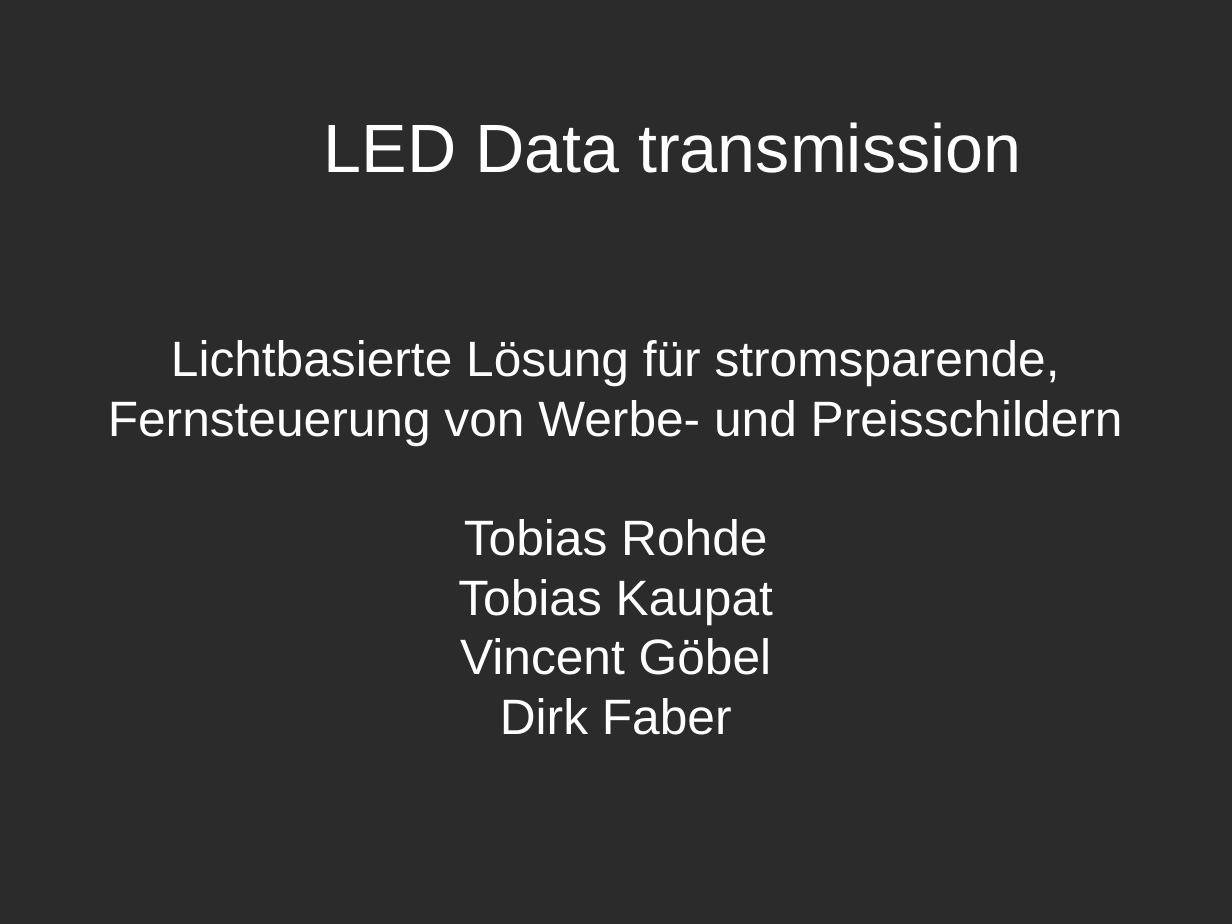
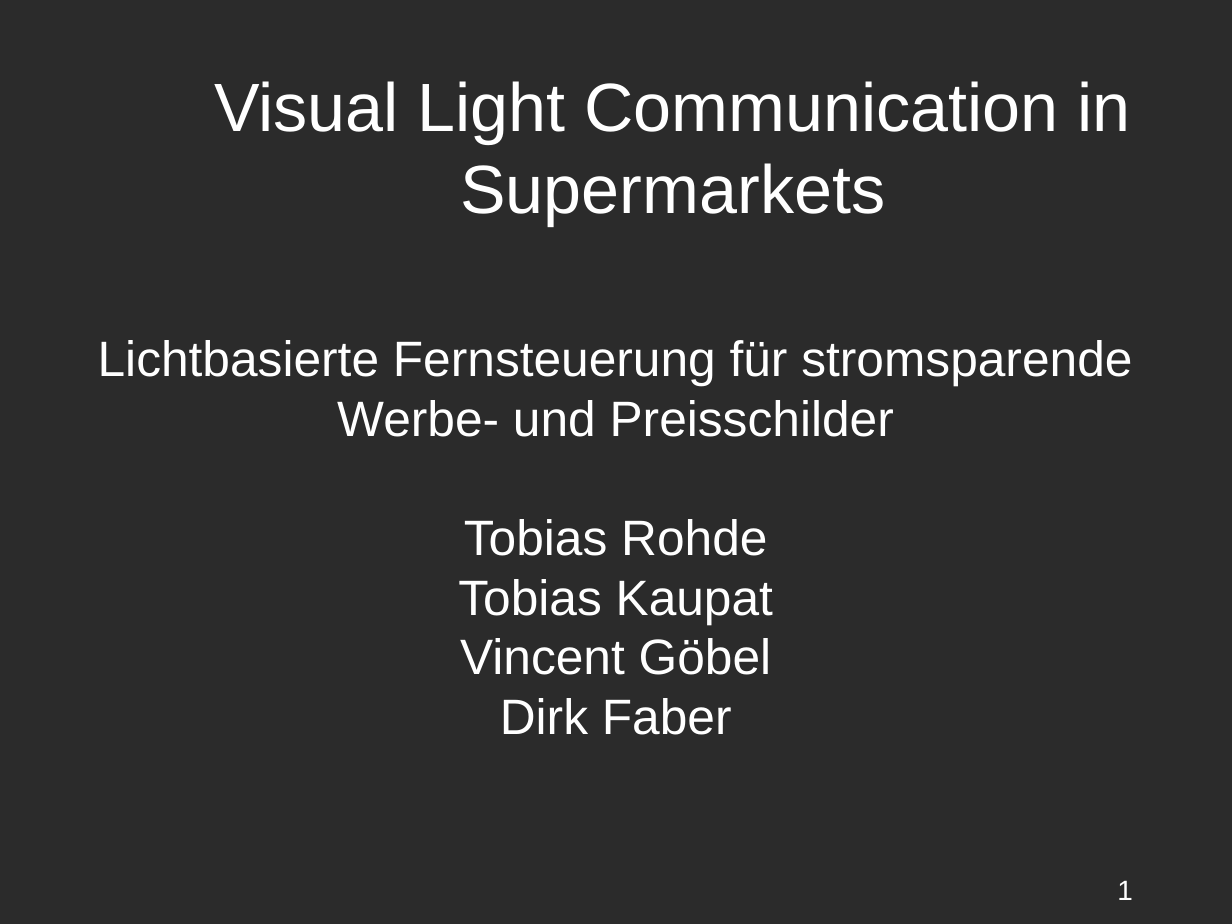
Before and after one commit to Niondir/rika-led, a slide deck: slide 1 of präsentation 1/präsentation.odp. Drawn at 1232x924 pixels with LibreOffice and Linux fonts; fonts in the diff are those of the drawing; background and template pictures are left out; a plain dark background stands for a picture behind light text. Boxes give left, top, right and bottom in pixels: in the first picture for what was removed or moved away, otherwise in the second. Text is boxed around its words. In the diff, an @@ line names an element or a change of style, - is before the commit and + after.

```diff
--- a/präsentation 1/präsentation.odp
+++ b/präsentation 1/präsentation.odp
@@ title at [214, 81, 1131, 225]: text changed @@
-LED Data transmission
+Visual Light Communication in Supermarkets
@@ subtitle at [98, 340, 1132, 437]: text changed @@
-Lichtbasierte Lösung für stromsparende, Fernsteuerung von Werbe- und Preisschildern
+Lichtbasierte Fernsteuerung für stromsparende Werbe- und Preisschilder
@@ page number added at [1117, 880, 1133, 900], 18 pt, text #FFFFFF @@
+1
```
Also in this commit, not shown: 7 other slides changed, 1 slide added, 2 slides removed, 1 other file.
